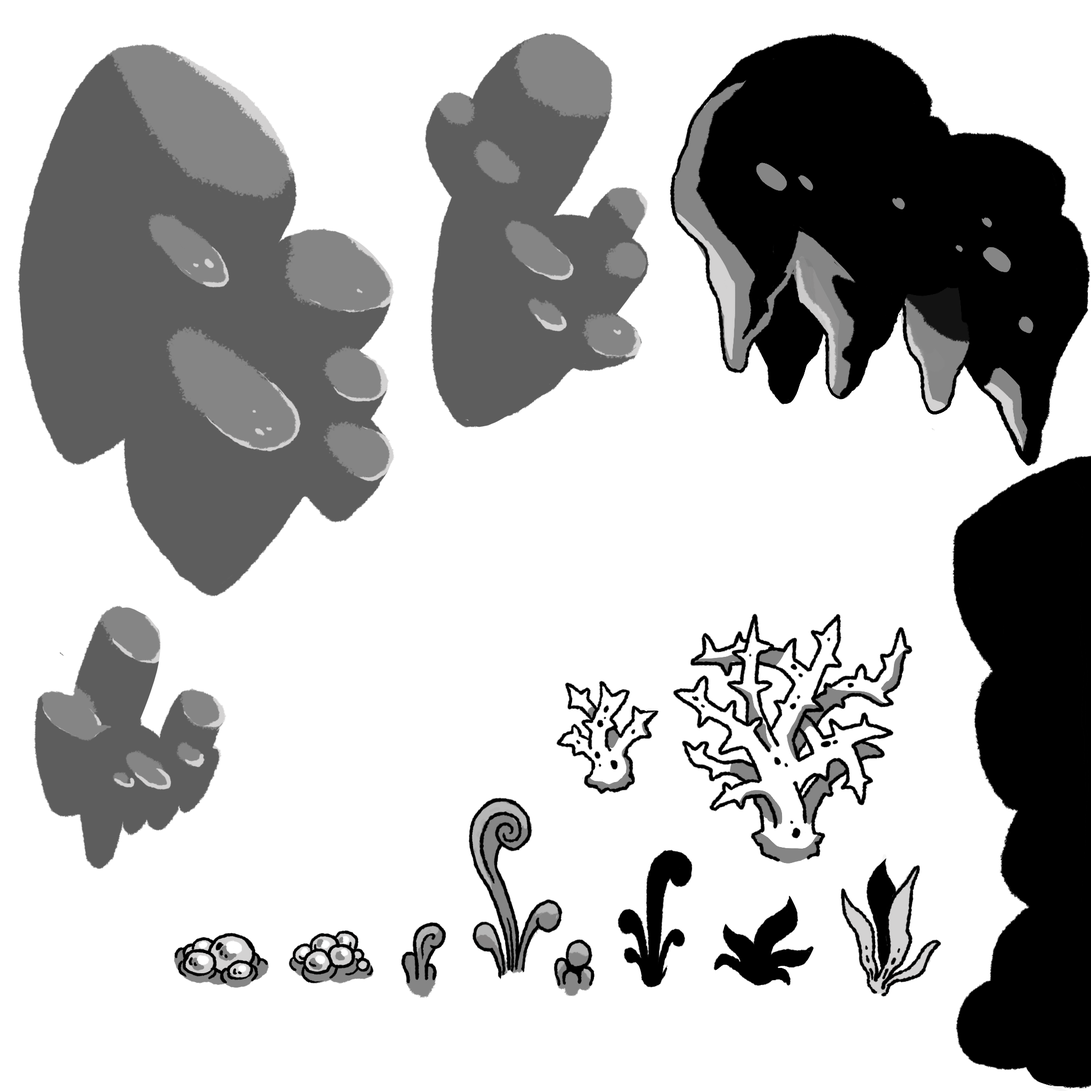
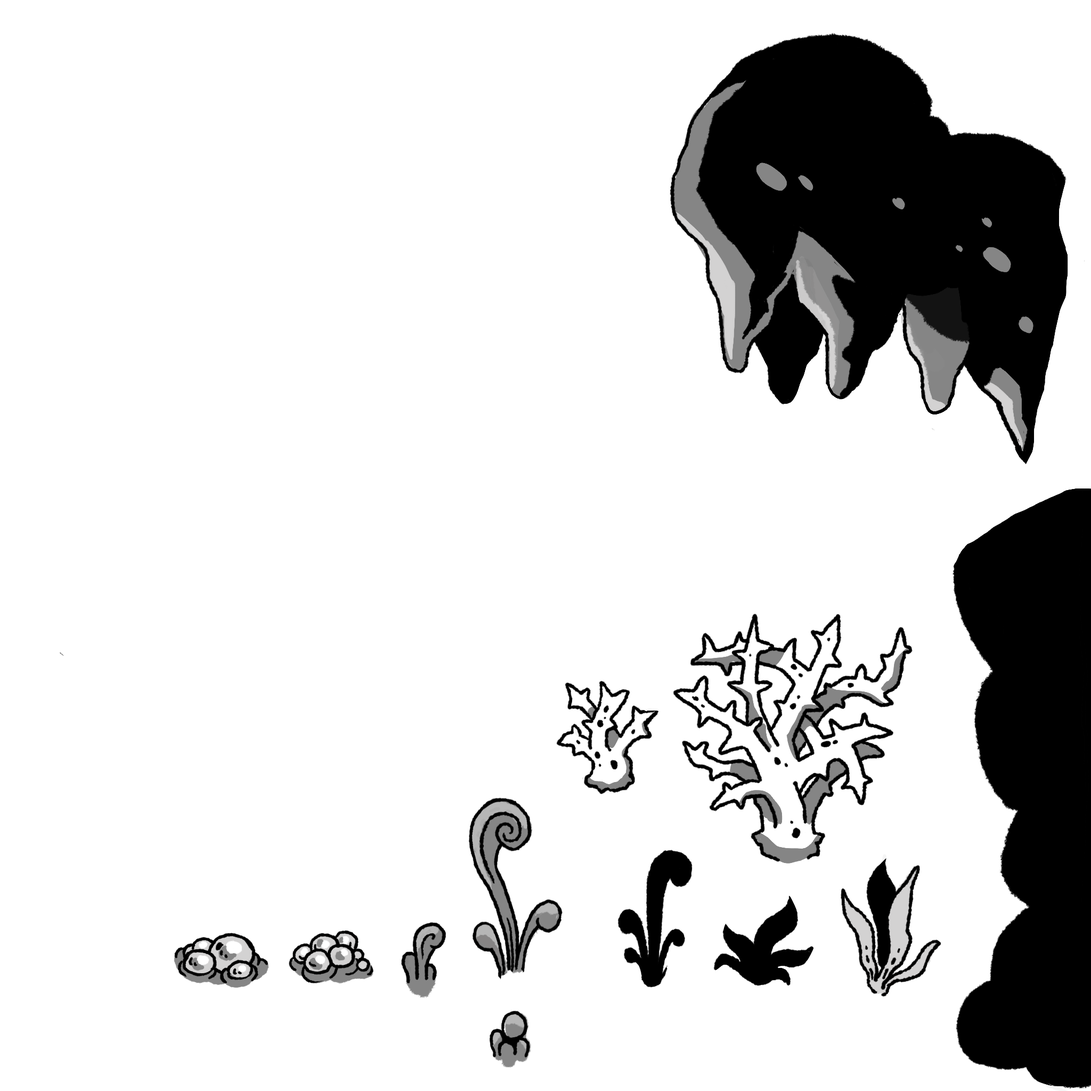
Before/after of a 1091px x 1091px layered artwork. What changed in the layer stack:
painted on "Layer 10" over (x1=173, y1=256, x2=1090, y2=1059)
removed layer "Layer 8" from group "Group 8" over (x1=173, y1=797, x2=596, y2=988)
painted on "Layer 7" over (x1=490, y1=940, x2=595, y2=1069)
painted on "Layer 15" over (x1=951, y1=455, x2=1091, y2=567)
painted on "Layer 4" over (x1=1025, y1=178, x2=1091, y2=466)
added group "Group 9" with 3 layers above "Layer 1" over (x1=951, y1=403, x2=1040, y2=567)
moved "Layer 3" into group "Group 9" over (x1=951, y1=403, x2=1040, y2=567)
removed layer "Layer 11" over (x1=33, y1=605, x2=227, y2=870)
removed layer "Layer 2" over (x1=17, y1=32, x2=651, y2=598)
